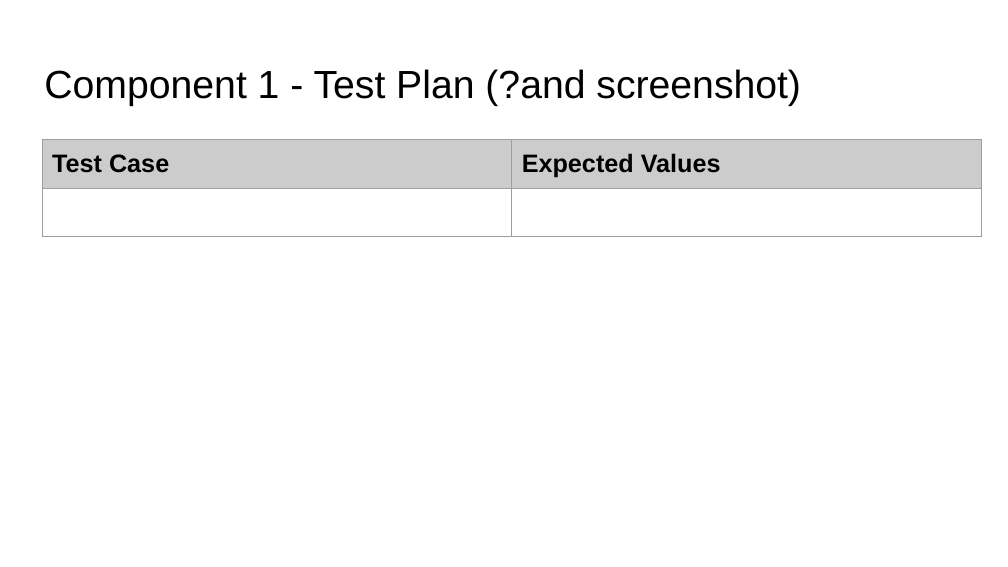
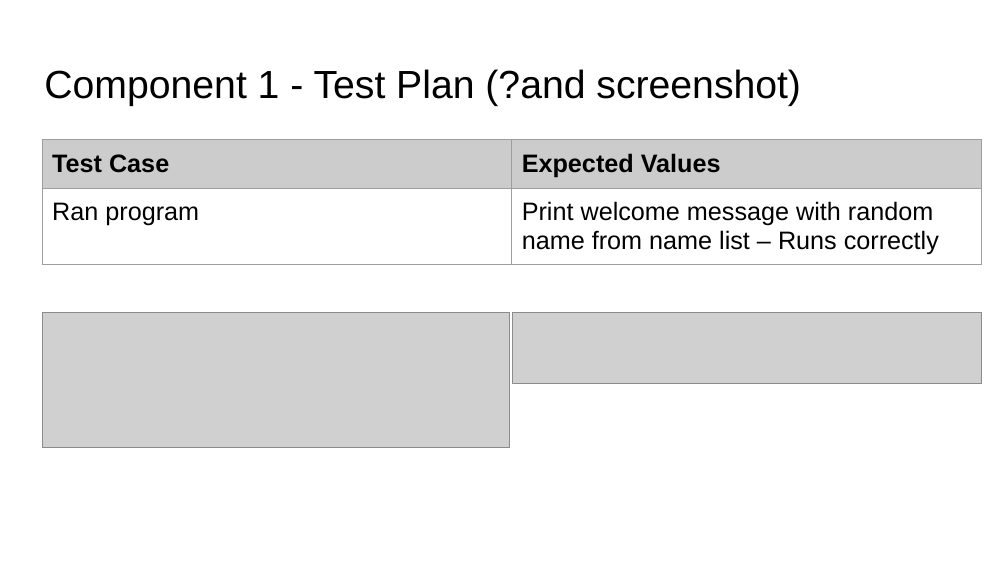
Before and after one commit to BronsonLovesCode/Pizza_Bot, a slide deck: slide 5 of 022_91893+_+91897+Documentation.pptx. Drawn at 1008x567 pixels with LibreOffice and Linux fonts; fonts in the diff are those of the drawing; grey boxes stand for pictures. Boxes give left, top, right and bottom in pixels: in the first picture for what was removed or moved away, otherwise in the second. Text is boxed around its words. In the diff, an @@ line names an element or a change of style, - is before the commit and + after.

Commit message:
Update 022_91893+_+91897+Documentation.pptx
Added to component 1 - Test plan slide

```diff
--- a/022_91893+_+91897+Documentation.pptx
+++ b/022_91893+_+91897+Documentation.pptx
@@ table at (42, 140, 982, 271) @@
-row 2, column 1: 
+row 2, column 1: Ran program
-row 2, column 2: 
+row 2, column 2: Print welcome message with random name from name list – Runs correctly
@@ picture added at (42, 312, 509, 448) @@
@@ picture added at (512, 312, 981, 384) @@
```
